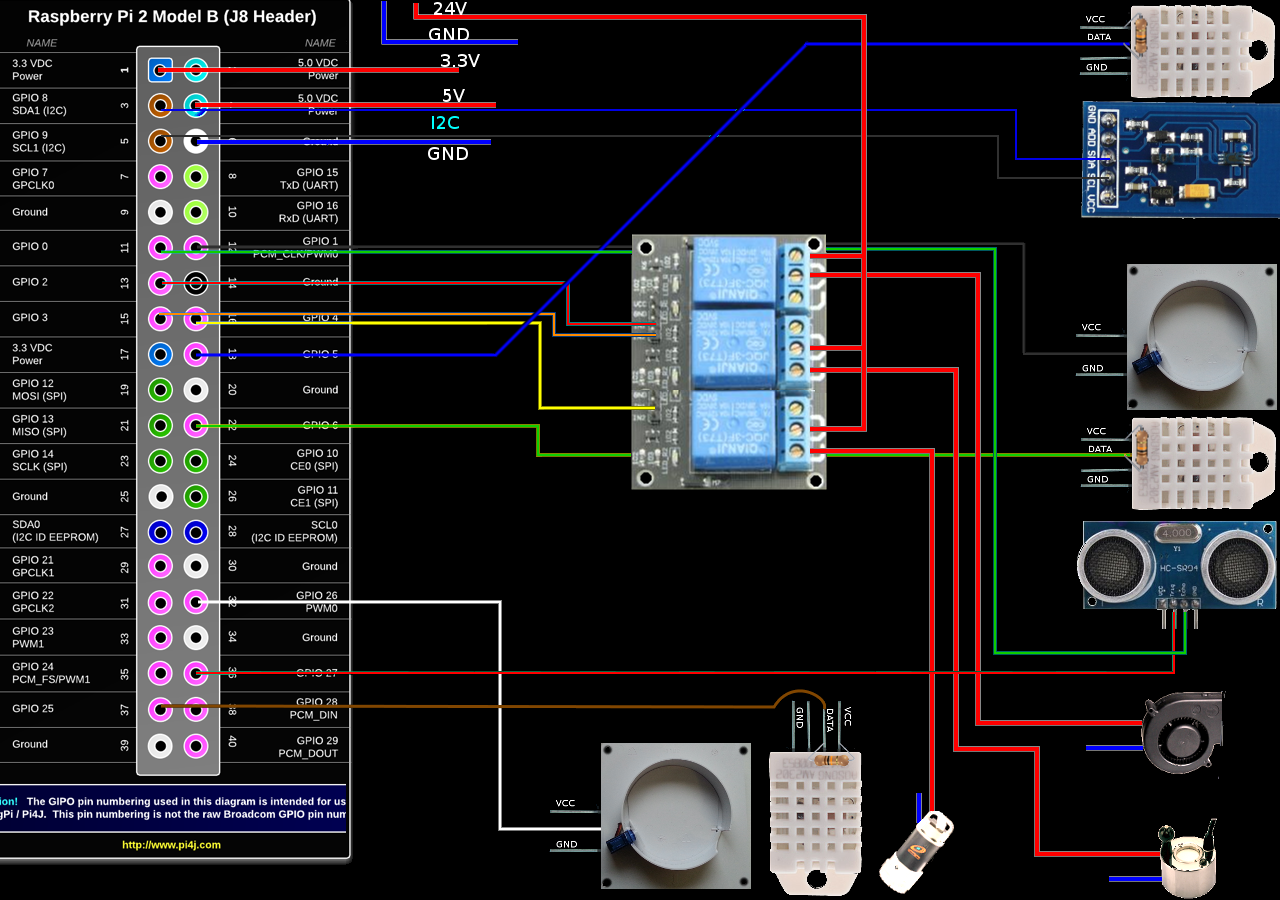
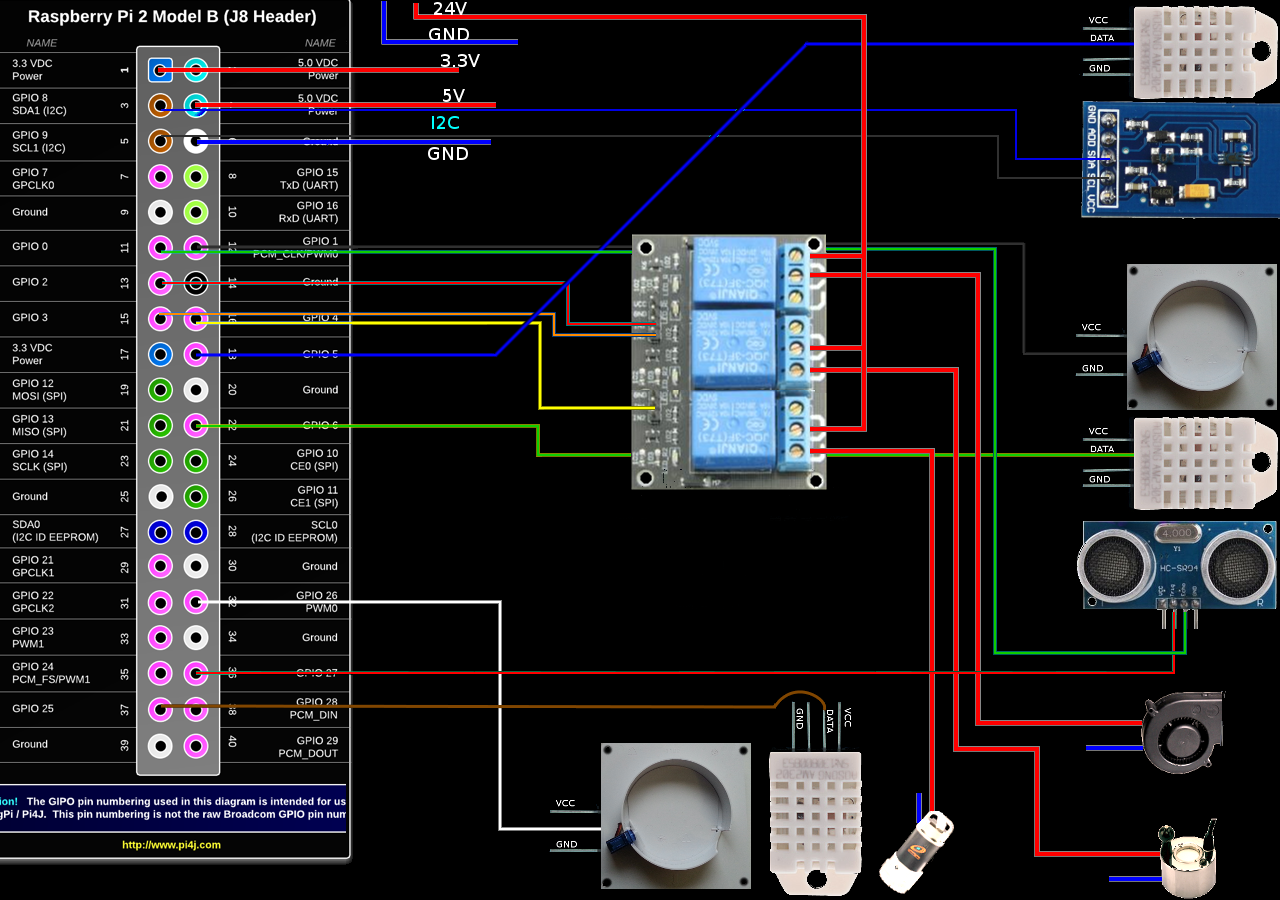
The second 1280x900 image is a revision of the first. Changes to its layers:
painted on "Background" over <box>641,4,1278,779</box>
